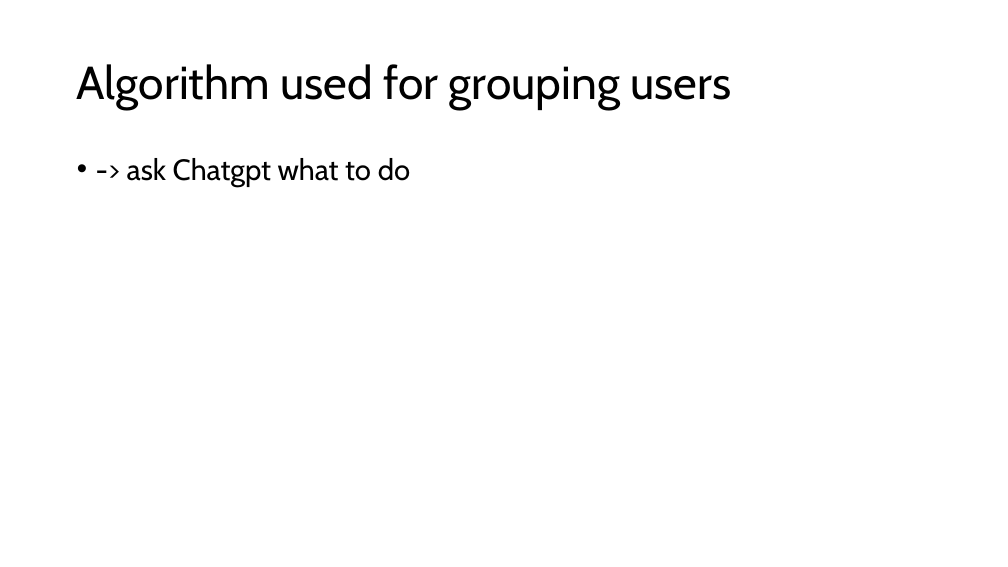
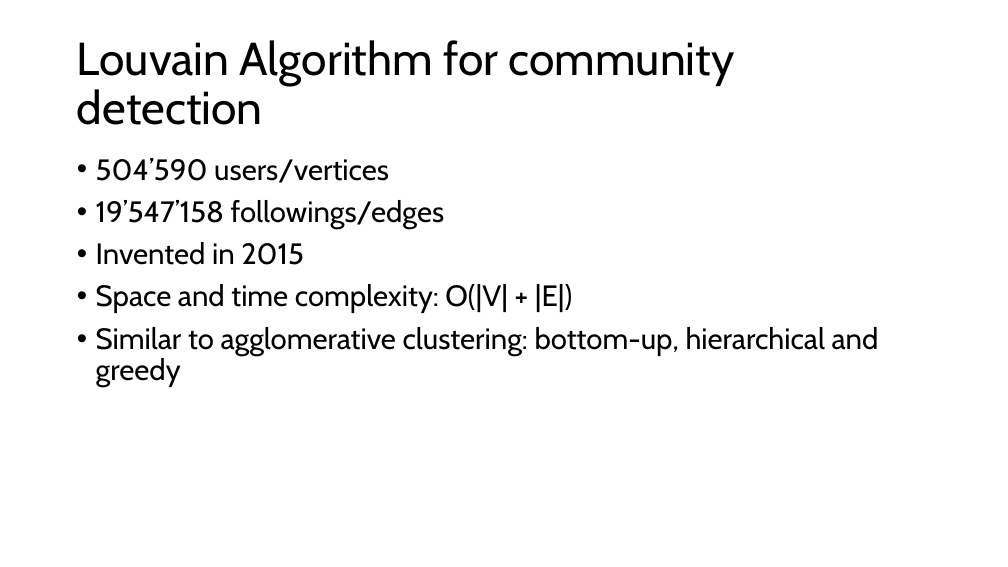
Before and after one commit to jonas-blum/data-mining-1, a slide deck: slide 8 of project/project-presentation.pptx (slide 7 before the commit). Drawn at 1008x567 pixels with LibreOffice and Linux fonts; fonts in the diff are those of the drawing. Boxes give left, top, right and bottom in pixels: in the first picture for what was removed or moved away, otherwise in the second. Text is boxed around its words. In the diff, an @@ line names an element or a change of style, - is before the commit and + after.

```diff
--- a/project/project-presentation.pptx
+++ b/project/project-presentation.pptx
@@ title at bbox=[77, 40, 735, 125]: text changed @@
-Algorithm used for grouping users
+Louvain Algorithm for community detection
@@ text at bbox=[96, 158, 879, 388]: text changed @@
-• -> ask Chatgpt what to do
+• 504’590 users/vertices
+• 19’547’158 followings/edges
+• Invented in 2015
+• Space and time complexity: O(|V| + |E|)
+• Similar to agglomerative clustering: bottom-up, hierarchical and greedy
```
Also in this commit, not shown: 3 other slides changed, 2 slides added, 9 other files.
